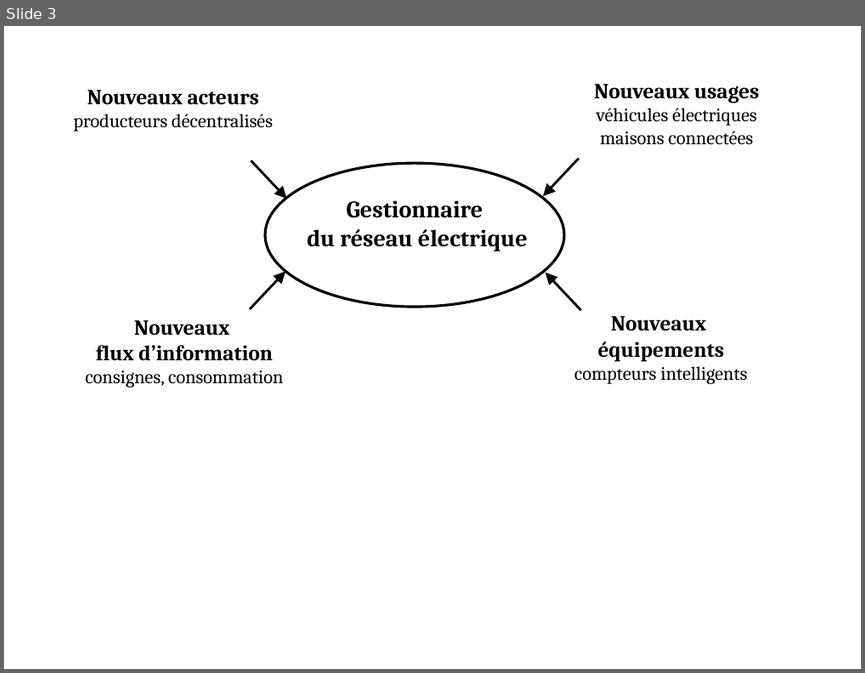
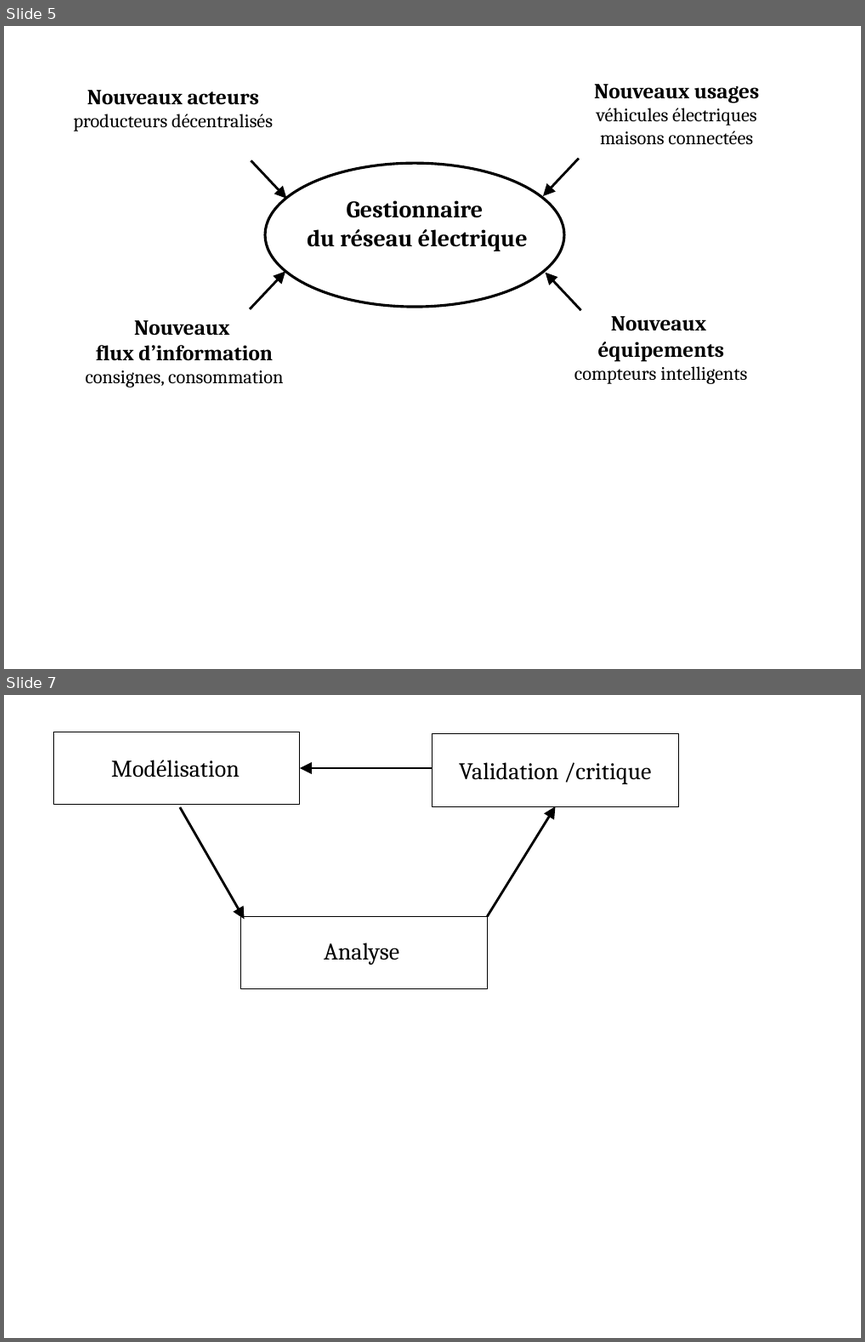
Before and after one commit to rachida-sghr/these, a slide deck: soutenance/images/impacts.pptx. Shown one above the other, each under a label of ours: slide 3 before the commit, slides 5 and 7 after it; the slides between them are not shown. The pictures are 865x673 and 865x1342 pixels, drawn with LibreOffice and Linux fonts; fonts in the diff are those of the drawing. Boxes give left, top, right and bottom in pixels: in the first picture for what was removed or moved away, otherwise in the second. Text is boxed around its words. In the diff, an @@ line names an element or a change of style, - is before the commit and + after.

```diff
--- a/soutenance/images/impacts.pptx
+++ b/soutenance/images/impacts.pptx
@@ slide 7 added at (4,695,861,1338), background #FFFFFF @@
@@ rectangle added at (53,732,300,805), outline #000000 0.75 pt @@
@@ rectangle added at (432,733,678,806), outline #000000 0.75 pt @@
@@ text added at (111,760,239,777), 20 pt, text #000000 @@
+Modélisation
@@ arrow added from (432, 768) to (300, 768), #000000 2 pt @@
@@ text added at (459,762,652,784), 20 pt, text #000000 @@
+Validation /critique
@@ arrow added from (180, 807) to (244, 919), #000000 2 pt @@
@@ arrow added from (488, 916) to (555, 806), #000000 2 pt @@
@@ rectangle added at (240,916,487,989), outline #000000 0.75 pt @@
@@ text added at (324,942,399,964), 20 pt, text #000000 @@
+Analyse
@@ what was slide 3 is now slide 5 @@
```
Also in this commit, not shown: 2 slides changed, 4 other slides added, 21 other files.
